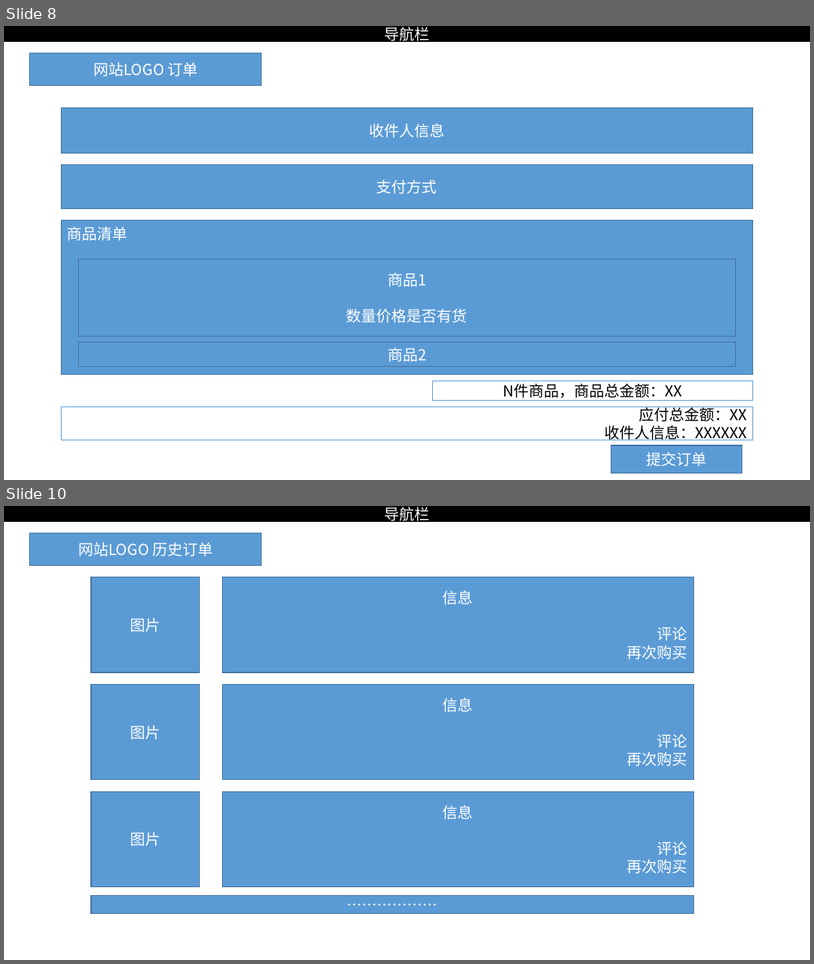
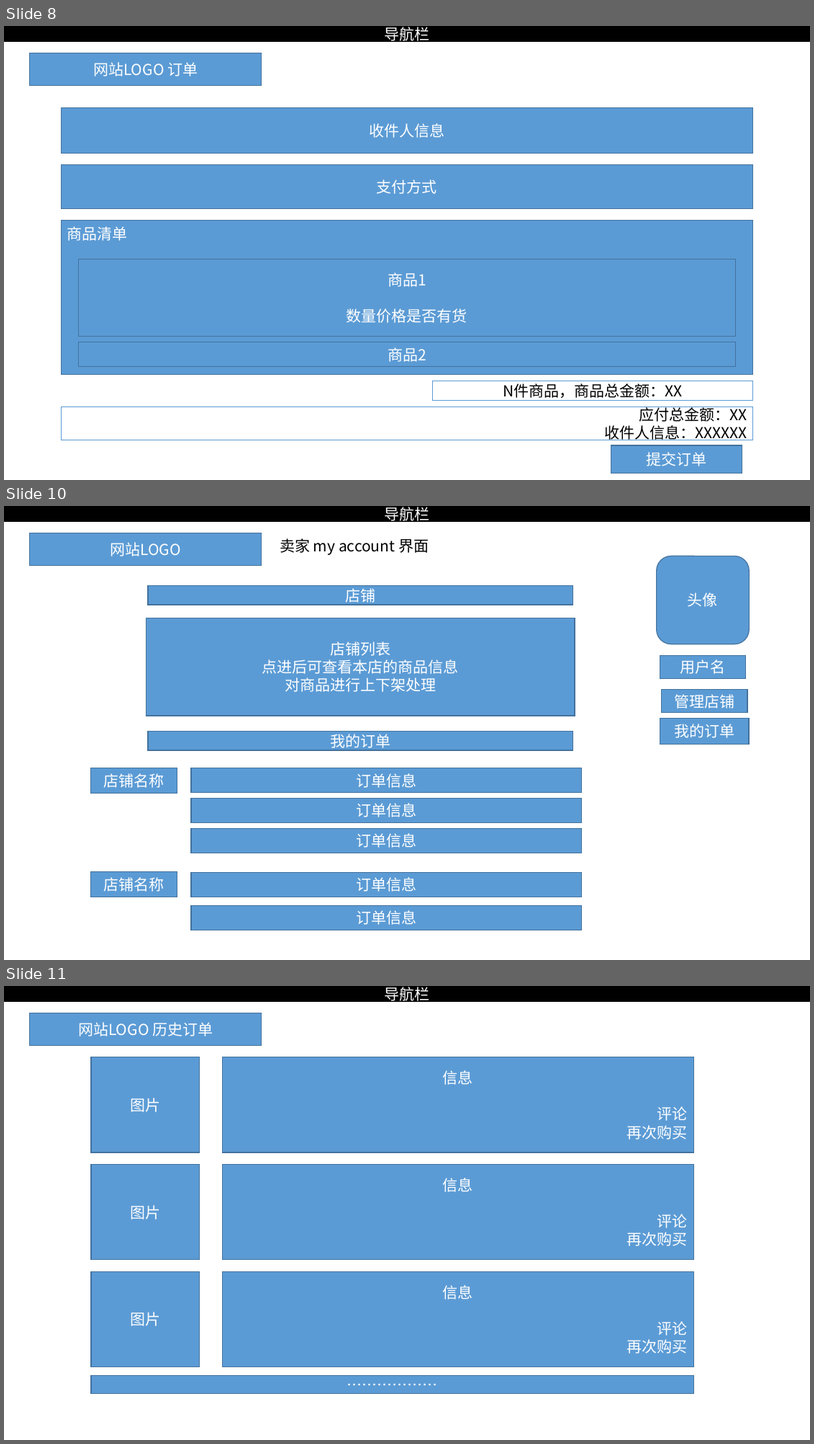
Before and after one commit to haoranpb/DBCourseDesign, a slide deck: Docs/UI.pptx. Shown one above the other, each under a label of ours: slides 8 and 10 before the commit, slides 8, 10 and 11 after it; the slides between them are not shown. The pictures are 814x964 and 814x1444 pixels, drawn with LibreOffice and Linux fonts; fonts in the diff are those of the drawing. Boxes give left, top, right and bottom in pixels: in the first picture for what was removed or moved away, otherwise in the second. Text is boxed around its words. In the diff, an @@ line names an element or a change of style, - is before the commit and + after.

Commit message:
Add files via upload
Update: Seller's MyAccount GUI Design

```diff
--- a/Docs/UI.pptx
+++ b/Docs/UI.pptx
@@ slide 10 added at (x1=4, y1=506, x2=810, y2=960), background #FFFFFF @@
@@ rectangle added at (x1=4, y1=506, x2=810, y2=522), fill #000000, outline #000000 1 pt, 18 pt, text #FFFFFF @@
+导航栏
@@ rectangle added at (x1=29, y1=533, x2=262, y2=565), fill #5B9BD5, outline #43739E 1 pt, 18 pt, text #FFFFFF @@
+网站LOGO
@@ text added at (x1=280, y1=538, x2=429, y2=555), 18 pt, text #000000 @@
+卖家 my account 界面
@@ rounded rectangle added at (x1=657, y1=556, x2=749, y2=644), fill #5B9BD5, outline #43739E 1 pt, 18 pt, text #FFFFFF @@
+头像
@@ rectangle added at (x1=148, y1=586, x2=574, y2=605), fill #5B9BD5, outline #43739E 1 pt, 18 pt, text #FFFFFF @@
+店铺
@@ rectangle added at (x1=146, y1=618, x2=575, y2=716), fill #5B9BD5, outline #43739E 1 pt, 18 pt, text #FFFFFF @@
+店铺列表
+点进后可查看本店的商品信息
+对商品进行上下架处理
@@ rectangle added at (x1=661, y1=656, x2=746, y2=678), fill #5B9BD5, outline #43739E 1 pt, 18 pt, text #FFFFFF @@
+用户名
@@ rectangle added at (x1=661, y1=690, x2=748, y2=713), fill #5B9BD5, outline #43739E 1 pt, 18 pt, text #FFFFFF @@
+管理店铺
@@ rectangle added at (x1=661, y1=718, x2=749, y2=744), fill #5B9BD5, outline #43739E 1 pt, 18 pt, text #FFFFFF @@
+我的订单
@@ rectangle added at (x1=148, y1=731, x2=574, y2=750), fill #5B9BD5, outline #43739E 1 pt, 18 pt, text #FFFFFF @@
+我的订单
@@ rectangle added at (x1=90, y1=768, x2=177, y2=793), fill #5B9BD5, outline #43739E 1 pt, 18 pt, text #FFFFFF @@
+店铺名称
@@ rectangle added at (x1=191, y1=768, x2=581, y2=792), fill #5B9BD5, outline #43739E 1 pt, 18 pt, text #FFFFFF @@
+订单信息
@@ rectangle added at (x1=191, y1=798, x2=581, y2=822), fill #5B9BD5, outline #43739E 1 pt, 18 pt, text #FFFFFF @@
+订单信息
@@ rectangle added at (x1=191, y1=829, x2=581, y2=852), fill #5B9BD5, outline #43739E 1 pt, 18 pt, text #FFFFFF @@
+订单信息
@@ rectangle added at (x1=90, y1=871, x2=177, y2=897), fill #5B9BD5, outline #43739E 1 pt, 18 pt, text #FFFFFF @@
+店铺名称
@@ rectangle added at (x1=191, y1=872, x2=581, y2=897), fill #5B9BD5, outline #43739E 1 pt, 18 pt, text #FFFFFF @@
+订单信息
@@ rectangle added at (x1=191, y1=906, x2=581, y2=929), fill #5B9BD5, outline #43739E 1 pt, 18 pt, text #FFFFFF @@
+订单信息
@@ what was slide 10 is now slide 11 @@
```
Also in this commit, not shown: 1 slide changed.
